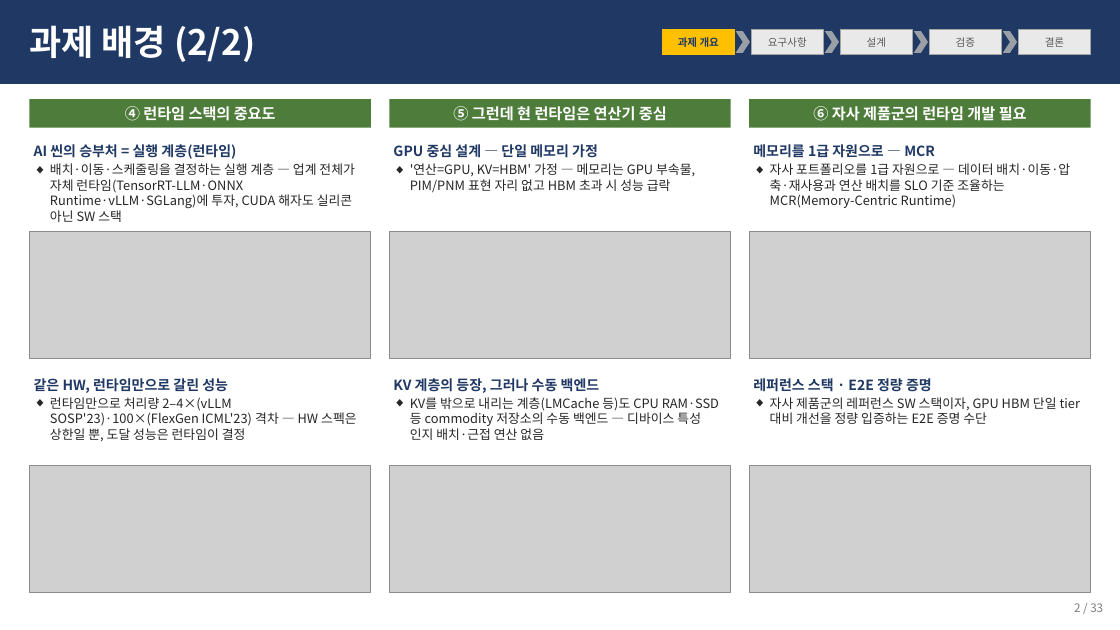
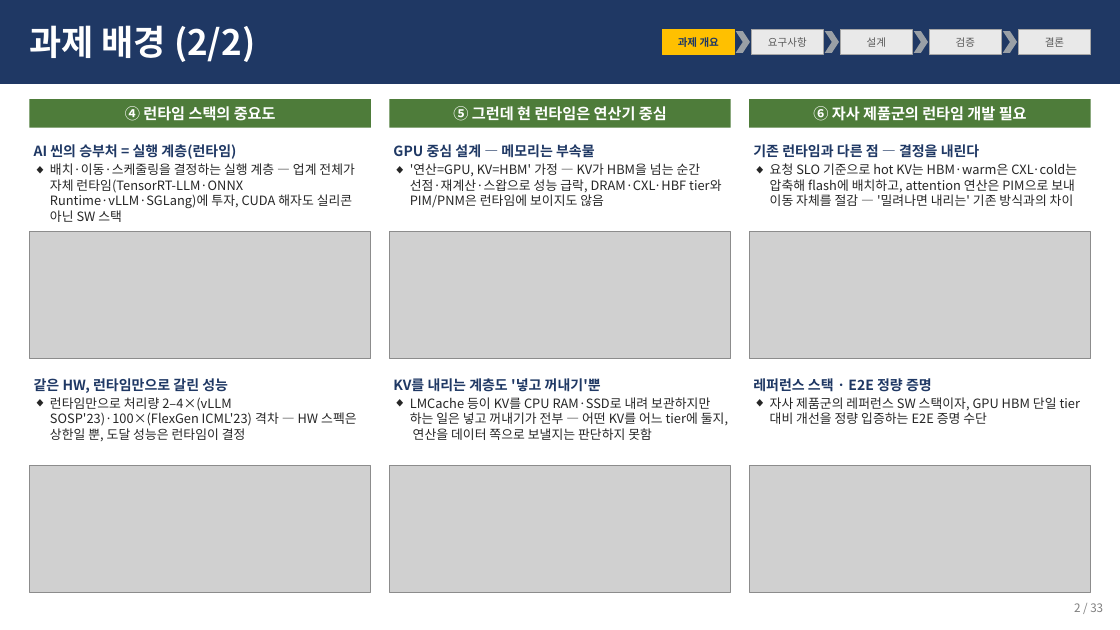
Before and after one commit to mkim0628/architect, a slide deck: slide 2 of docs/mcr_background_2p.pptx. Drawn at 1120x630 pixels with LibreOffice and Linux fonts; fonts in the diff are those of the drawing; grey boxes stand for pictures. Boxes give left, top, right and bottom in pixels: in the first picture for what was removed or moved away, otherwise in the second. Text is boxed around its words. In the diff, an @@ line names an element or a change of style, - is before the commit and + after.

```diff
--- a/docs/mcr_background_2p.pptx
+++ b/docs/mcr_background_2p.pptx
@@ text at bbox=[393, 144, 595, 158]: text changed @@
-GPU 중심 설계 — 단일 메모리 가정
+GPU 중심 설계 — 메모리는 부속물
@@ text at bbox=[753, 144, 980, 158]: text changed @@
-메모리를 1급 자원으로 — MCR
+기존 런타임과 다른 점 — 결정을 내린다
@@ text at bbox=[410, 163, 721, 208]: text changed @@
-◆ '연산=GPU, KV=HBM' 가정 — 메모리는 GPU 부속물, PIM/PNM 표현 자리 없고 HBM 초과 시 성능 급락
+◆ '연산=GPU, KV=HBM' 가정 — KV가 HBM을 넘는 순간 선점·재계산·스왑으로 성능 급락, DRAM·CXL·HBF tier와 PIM/PNM은 런타임에 보이지도 않음
@@ text at bbox=[770, 163, 1077, 206]: text changed @@
-◆ 자사 포트폴리오를 1급 자원으로 — 데이터 배치·이동·압축·재사용과 연산 배치를 SLO 기준 조율하는 MCR(Memory-Centric Runtime)
+◆ 요청 SLO 기준으로 hot KV는 HBM·warm은 CXL·cold는 압축해 flash에 배치하고, attention 연산은 PIM으로 보내 이동 자체를 절감 — '밀려나면 내리는' 기존 방식과의 차이
@@ text at bbox=[393, 378, 601, 392]: text changed @@
-KV 계층의 등장, 그러나 수동 백엔드
+KV를 내리는 계층도 '넣고 꺼내기'뿐
@@ text at bbox=[410, 397, 728, 440]: text changed @@
-◆ KV를 밖으로 내리는 계층(LMCache 등)도 CPU RAM·SSD 등 commodity 저장소의 수동 백엔드 — 디바이스 특성 인지 배치·근접 연산 없음
+◆ LMCache 등이 KV를 CPU RAM·SSD로 내려 보관하지만 하는 일은 넣고 꺼내기가 전부 — 어떤 KV를 어느 tier에 둘지, 연산을 데이터 쪽으로 보낼지는 판단하지 못함
```
Also in this commit, not shown: 4 other files.
